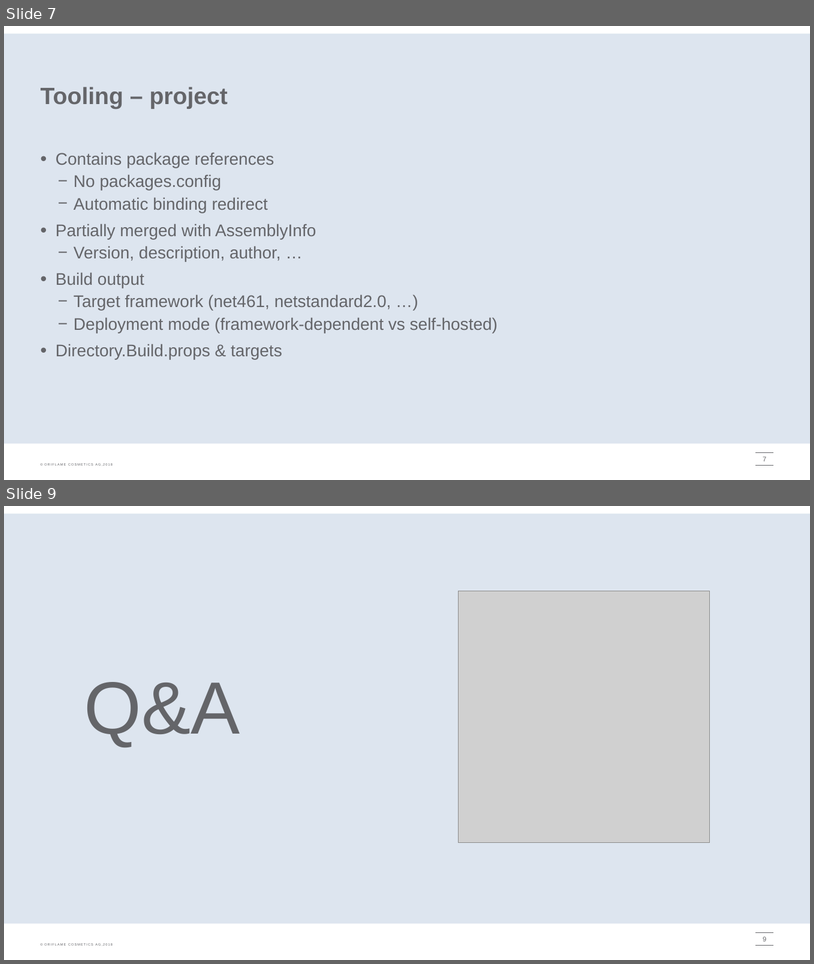
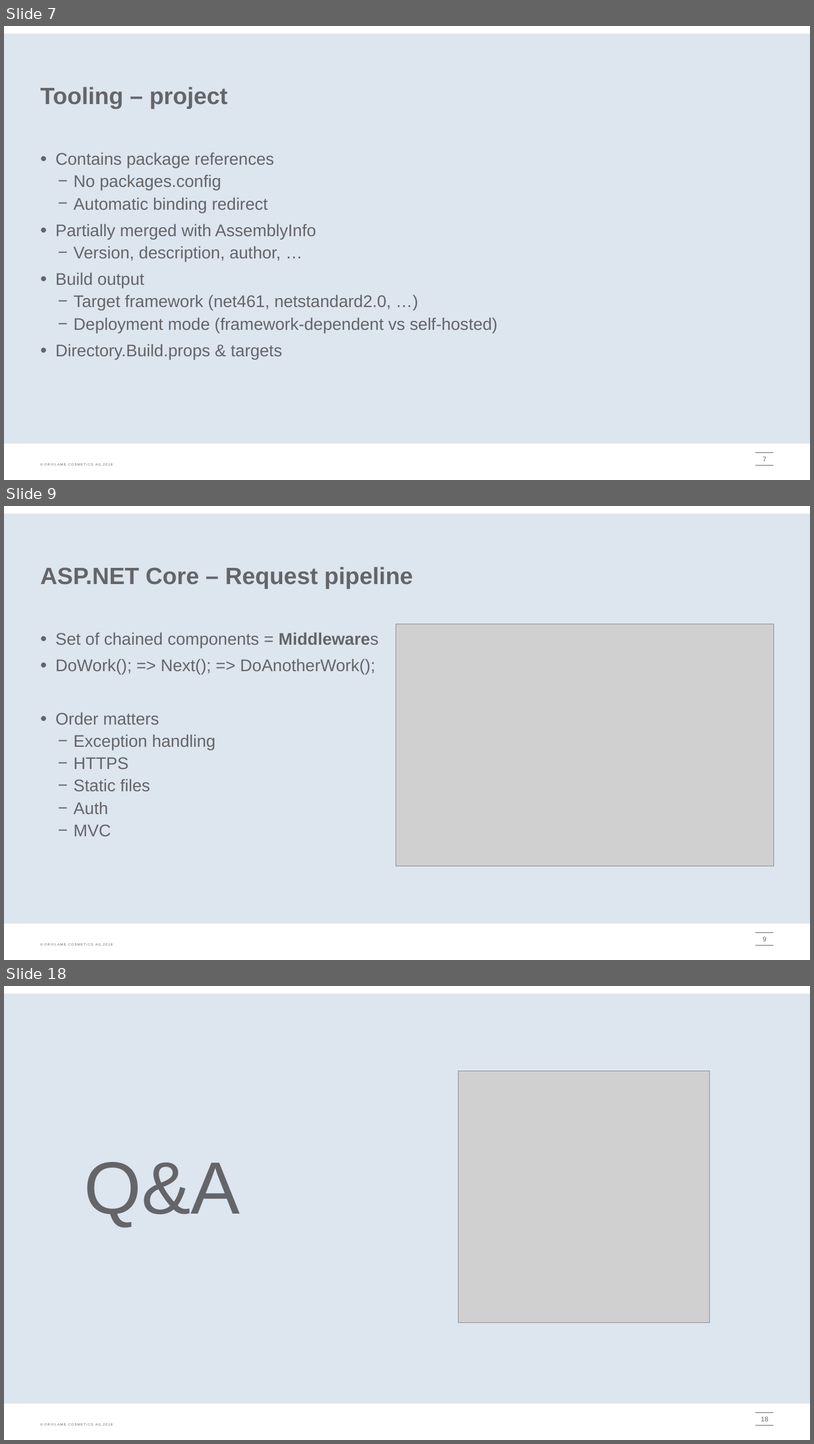
Before and after one commit to onpaj/coreintro, a slide deck: docs/CoreIntro.pptx. Shown one above the other, each under a label of ours: slides 7 and 9 before the commit, slides 7, 9 and 18 after it; the slides between them are not shown. The pictures are 814x964 and 814x1444 pixels, drawn with LibreOffice and Linux fonts; fonts in the diff are those of the drawing; grey boxes stand for pictures; background and template pictures are left out. Boxes give left, top, right and bottom in pixels: in the first picture for what was removed or moved away, otherwise in the second. Text is boxed around its words. In the diff, an @@ line names an element or a change of style, - is before the commit and + after.

```diff
--- a/docs/CoreIntro.pptx
+++ b/docs/CoreIntro.pptx
@@ slide 9 added at (4, 506, 810, 960), background #FFFFFF; not listed: 4 template elements that a slide beside it also shows @@
@@ title added at (41, 567, 413, 589), 28 pt, text #646569, bold @@
+ASP.NET Core – Request pipeline
@@ picture added at (396, 624, 774, 866) @@
@@ text added at (56, 632, 379, 836), 20 pt, text #646569 @@
+• Set of chained components = Middlewares
+• DoWork(); => Next(); => DoAnotherWork();
+• Order matters
+  − Exception handling
+  − HTTPS
+  − Static files
+  − Auth
+  − MVC
@@ page number added at (763, 936, 767, 941), 8 pt, text #646569 @@
+9
@@ what was slide 9 is now slide 18 @@
@@ page number at (761, 1416, 768, 1421): text changed @@
-9
+18
```
Also in this commit, not shown: 4 slides changed, 8 other slides added, 1 slide removed, 7 other files.
